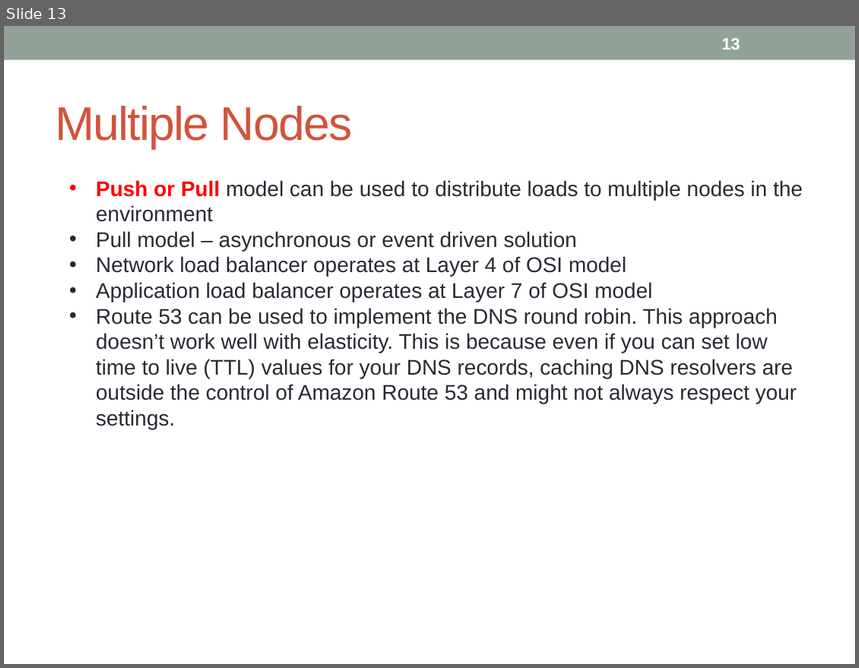
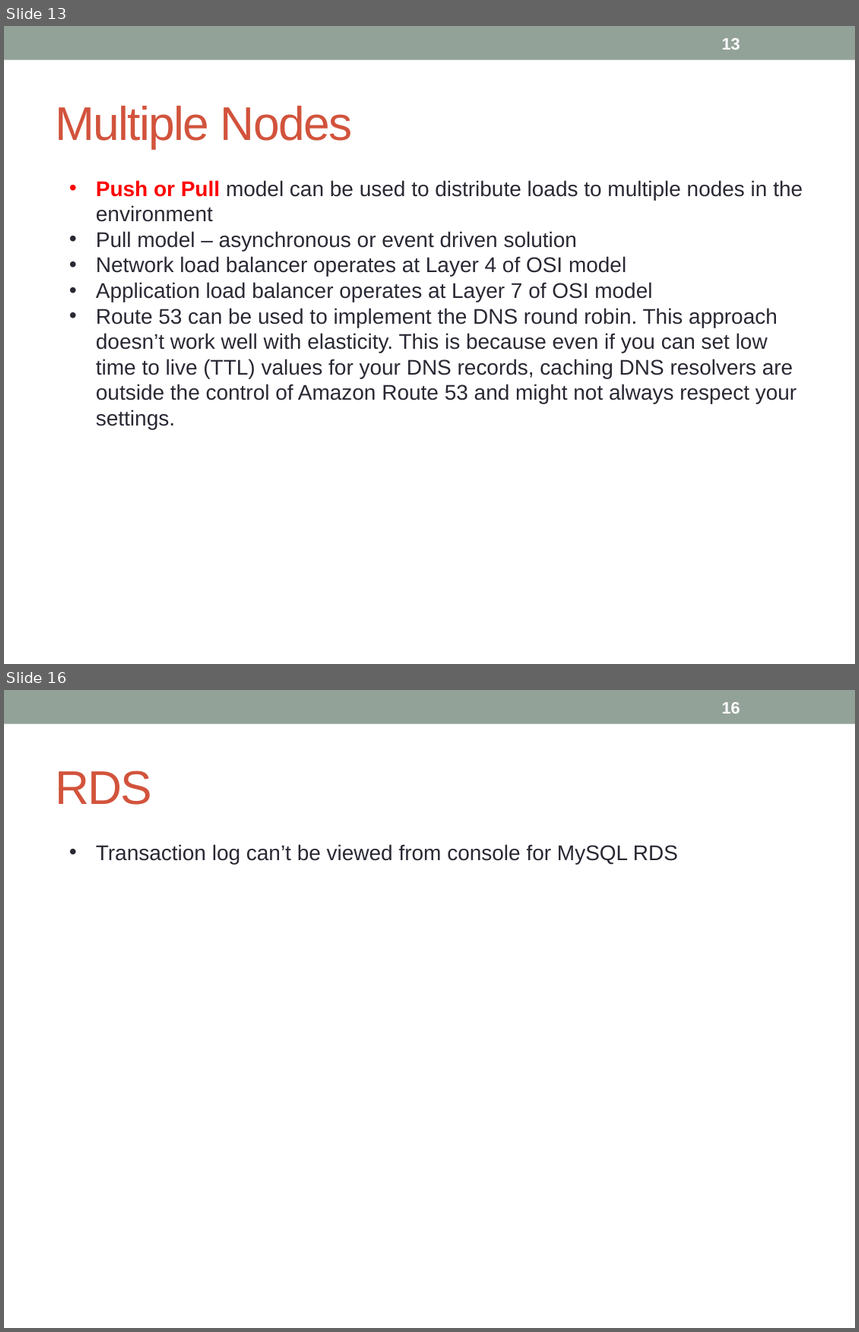
Before and after one commit to notionquest/ProjectDocumentation, a slide deck: AWS_Sysops.pptx. Shown one above the other, each under a label of ours: slide 13 before the commit, slides 13 and 16 after it; the slides between them are not shown. The pictures are 859x668 and 859x1332 pixels, drawn with LibreOffice and Linux fonts; fonts in the diff are those of the drawing. Boxes give left, top, right and bottom in pixels: in the first picture for what was removed or moved away, otherwise in the second. Text is boxed around its words. In the diff, an @@ line names an element or a change of style, - is before the commit and + after.

```diff
--- a/AWS_Sysops.pptx
+++ b/AWS_Sysops.pptx
@@ slide 16 added at bbox=[4, 690, 855, 1328], background #FFFFFF; not listed: 1 template element that a slide beside it also shows @@
@@ page number added at bbox=[722, 702, 740, 714], 14 pt, text #FFFFFF, bold @@
+16
@@ title added at bbox=[55, 771, 152, 805], 40 pt, text #D2533C @@
+RDS
@@ text added at bbox=[96, 844, 678, 864], 18 pt, text #292934 @@
+• Transaction log can’t be viewed from console for MySQL RDS
```
Also in this commit, not shown: 1 slide changed, 2 other slides added.
